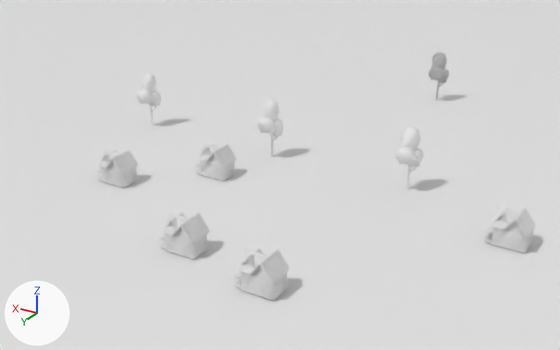
An edit to the FBX model Tools/Assets/Saves/city.fbx, drawn before and after from the same camera.
Rendered twice from a 50 mm lens placed at (-0.1067, 0.126, 0.0802), pointed at (-0.0088, -0.0371, -0.0013). The lights are fixed; the arrows at lower left show +X, +Y and +Z. Where no turn or scale is listed for an object, it has been applied to the vertices.

Objects in the first picture: 'BirchTree_3', 'BirchTree_3.001', 'BirchTree_3.002', 'BirchTree_3.003', 'Ground', 'House1', 'House1.001', 'House1.002', 'House1.003', 'House1.004'.
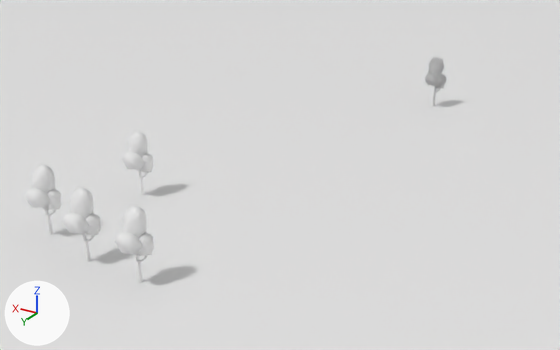
What the commit changed:
Object 'House1.001' (ob_house1_001) is deleted.
Object 'House1' (ob_house1) is deleted.
Object 'BirchTree_3.003' (ob_birchtree_3_003) moves from (-0.0223, -0.118, 0.0) to (0.0166, 0.0197, 0.0).
Object 'BirchTree_3' (ob_birchtree_3) moves from (-0.0422, -0.0442, 0.0) to (0.013, -0.0071, 0.0).
Object 'BirchTree_3.001' (ob_birchtree_3_001) moves from (-0.0012, -0.0454, 0.0) to (-0.014, 0.0254, 0.0).
Object 'House1.003' (ob_house1_003) is deleted.
Object 'House1.004' (ob_house1_004) is deleted.
Object 'BirchTree_3.004' (ob_birchtree_3_004) moves from (-0.0223, -0.118, 0.0) to (-0.0238, -0.1114, 0.0).
Object 'House1.002' (ob_house1_002) is deleted.
Object 'BirchTree_3.002' (ob_birchtree_3_002) moves from (0.044, -0.0485, 0.0) to (0.0009, 0.0244, 0.0).

Where the change shows, as pixel boxes [x1, y1, x2, y2] in the pictures (560 x 350 px):
'BirchTree_3.001', moved: before [257, 99, 284, 156]; after [114, 205, 154, 282]
'House1.003', deleted: before [234, 248, 290, 301]
'BirchTree_3.002', moved: before [136, 73, 161, 125]; after [62, 187, 101, 261]
'BirchTree_3', moved: before [396, 126, 424, 189]; after [122, 131, 154, 195]
'BirchTree_3.003', moved: before [428, 52, 449, 100]; after [25, 164, 62, 234]
'House1.002', deleted: before [159, 212, 210, 259]
'House1.004', deleted: before [484, 207, 536, 253]
'House1.001', deleted: before [96, 149, 138, 188]
'House1', deleted: before [195, 144, 236, 181]
'BirchTree_3.004', moved (not visible before): after [425, 57, 447, 106]
